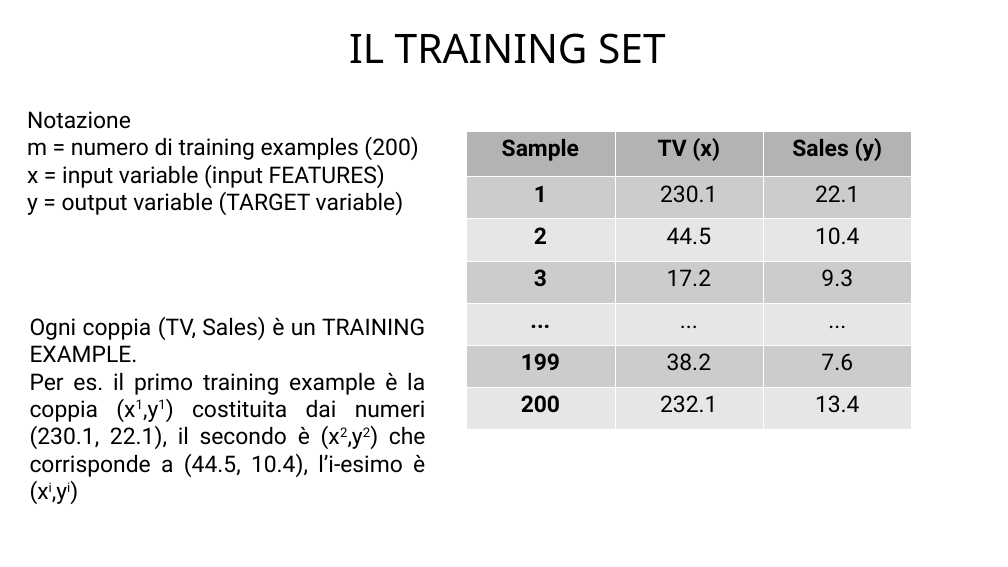
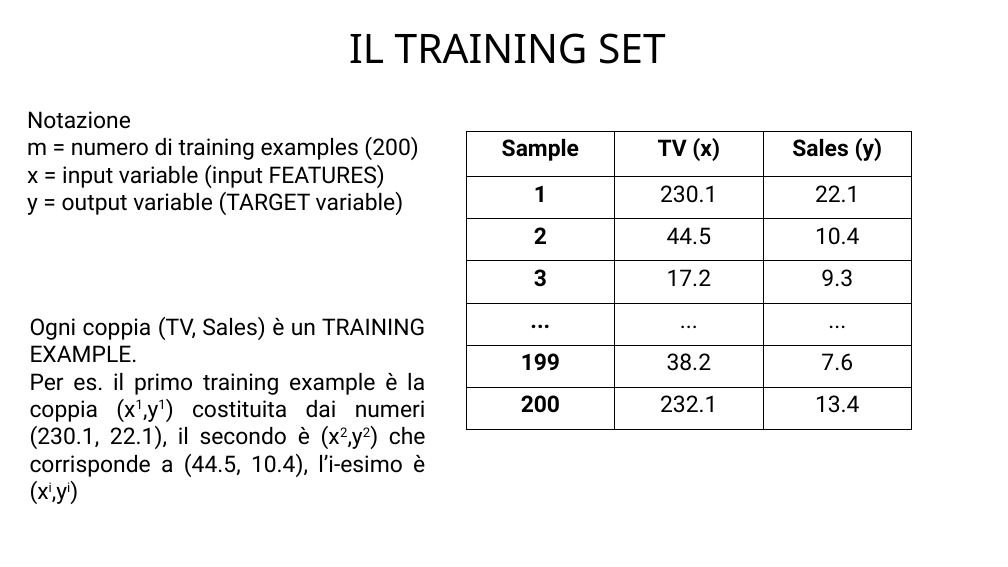
Before and after one commit to pal-dev-labs/Artificial-Intelligence-with-Python, a slide deck: slide 10 of presentazioni/AI-with-Python-lezione-8.odp. Drawn at 1008x567 pixels with LibreOffice and Linux fonts; fonts in the diff are those of the drawing; background and template pictures are left out. Boxes give left, top, right and bottom in pixels: in the first picture for what was removed or moved away, otherwise in the second. Text is boxed around its words. In the diff, an @@ line names an element or a change of style, - is before the commit and + after.

```diff
--- a/presentazioni/AI-with-Python-lezione-8.odp
+++ b/presentazioni/AI-with-Python-lezione-8.odp
@@ table at (466, 131, 911, 429) @@
@@ fill #B3B3B3 to none in row 1 @@
@@ fill #CCCCCC to none in 9 cells @@
@@ fill #E6E6E6 to none in 9 cells @@
@@ borders changed @@
```
Also in this commit, not shown: 1 other slide changed, 6 slides added, 9 other files.
